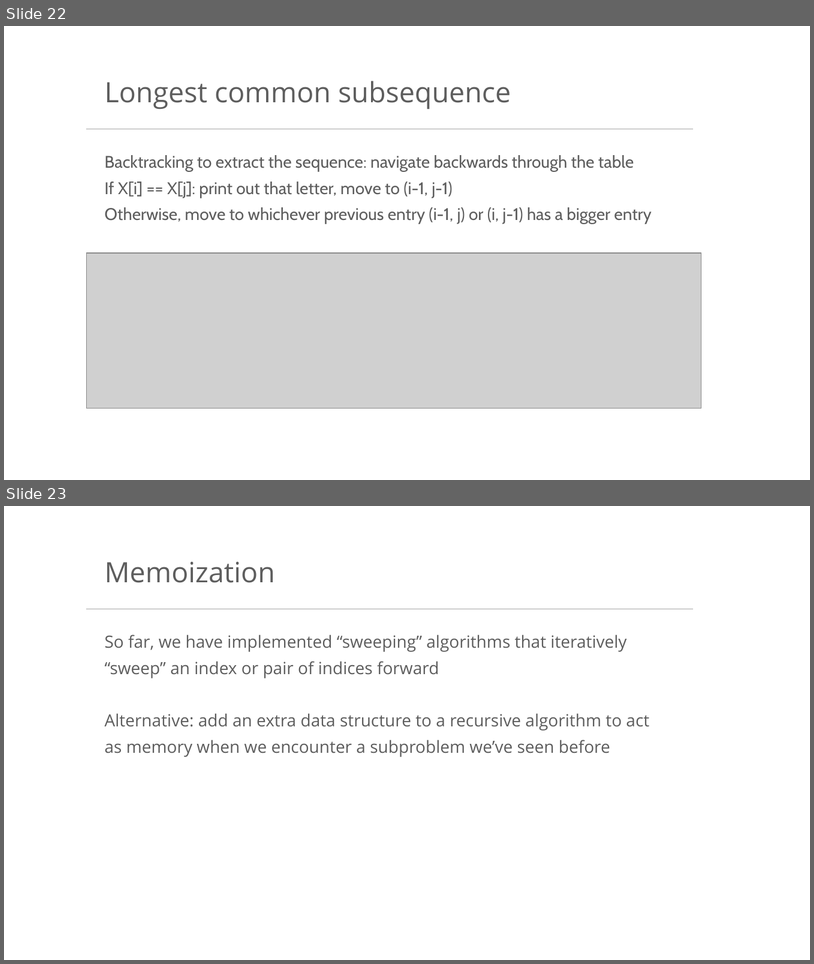
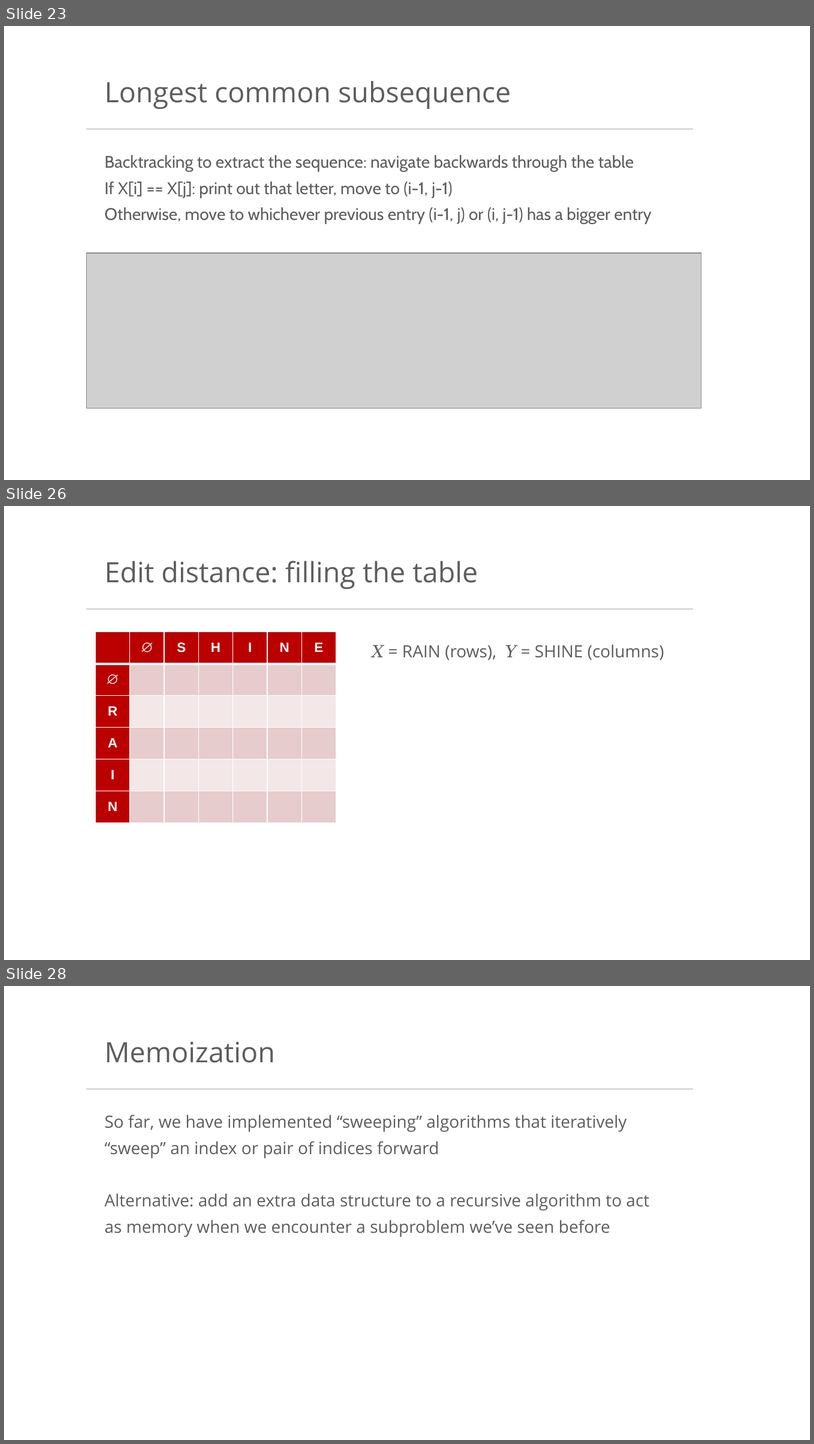
Before and after one commit to bwilder0/10607-f2026, a slide deck: files/lecture_8.pptx. Shown one above the other, each under a label of ours: slides 22 and 23 before the commit, slides 23, 26 and 28 after it; the slides between them are not shown. The pictures are 814x964 and 814x1444 pixels, drawn with LibreOffice and Linux fonts; fonts in the diff are those of the drawing; grey boxes stand for pictures; background and template pictures are left out. Boxes give left, top, right and bottom in pixels: in the first picture for what was removed or moved away, otherwise in the second. Text is boxed around its words. In the diff, an @@ line names an element or a change of style, - is before the commit and + after.

```diff
--- a/files/lecture_8.pptx
+++ b/files/lecture_8.pptx
@@ slide 26 added at (x1=4, y1=506, x2=810, y2=960), background #FFFFFF; not listed: 1 template element that a slide beside it also shows @@
@@ text added at (x1=105, y1=561, x2=478, y2=589), 33.3 pt, text #5D5D5D @@
+Edit distance: filling the table
@@ table added at (x1=95, y1=632, x2=337, y2=822), 6 rows, 7 columns @@
+ | ∅ | S | H | I | N | E
+∅ |  |  |  |  |  | 
+R |  |  |  |  |  | 
+A |  |  |  |  |  | 
+I |  |  |  |  |  | 
+N |  |  |  |  |  | 
@@ text added at (x1=372, y1=644, x2=665, y2=660), 20 pt, text #5D5D5D @@
+𝑋 = RAIN (rows), 𝑌 = SHINE (columns)
@@ what was slide 22 is now slide 23 @@
@@ what was slide 23 is now slide 28 @@
```
Also in this commit, not shown: 11 other slides added.
